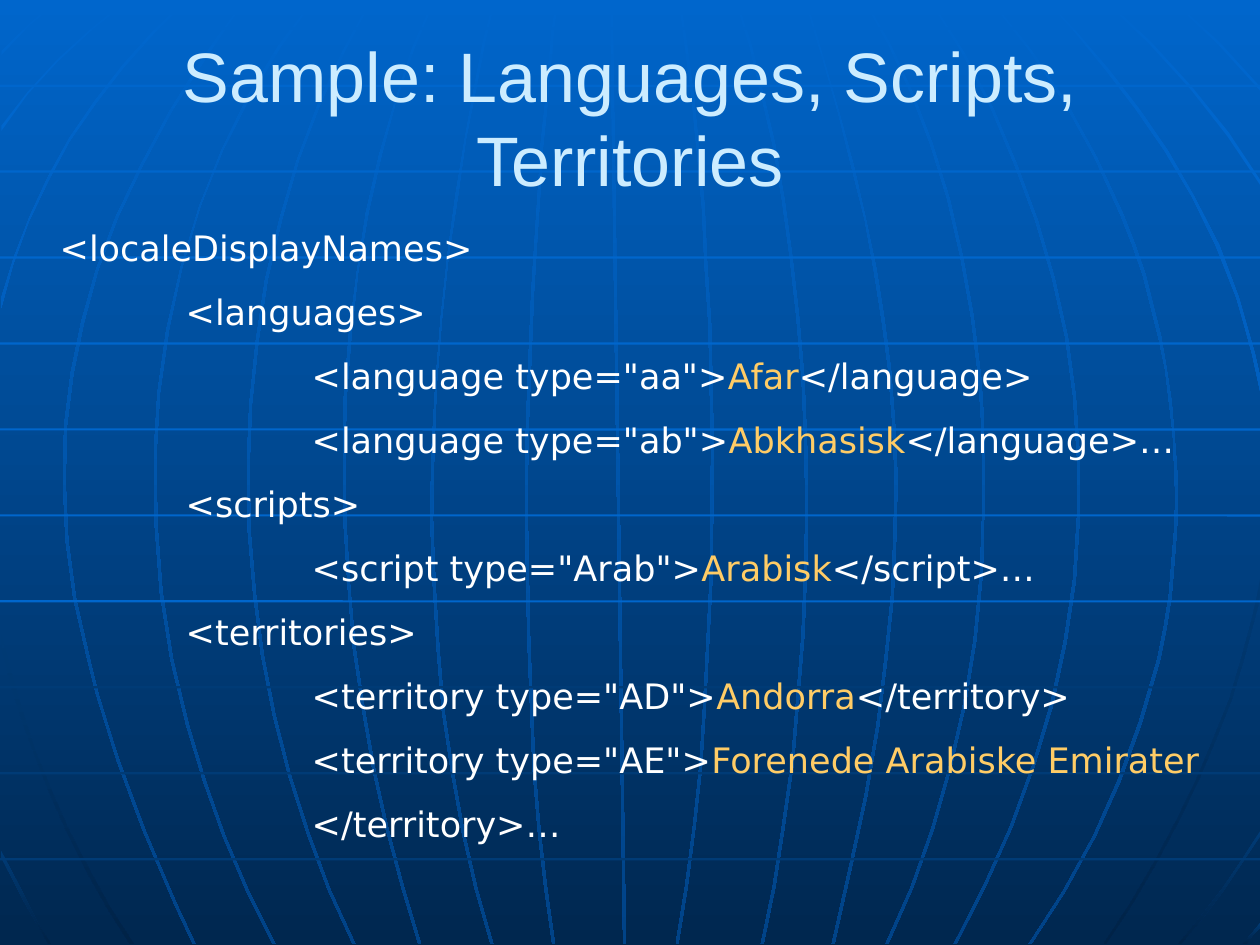
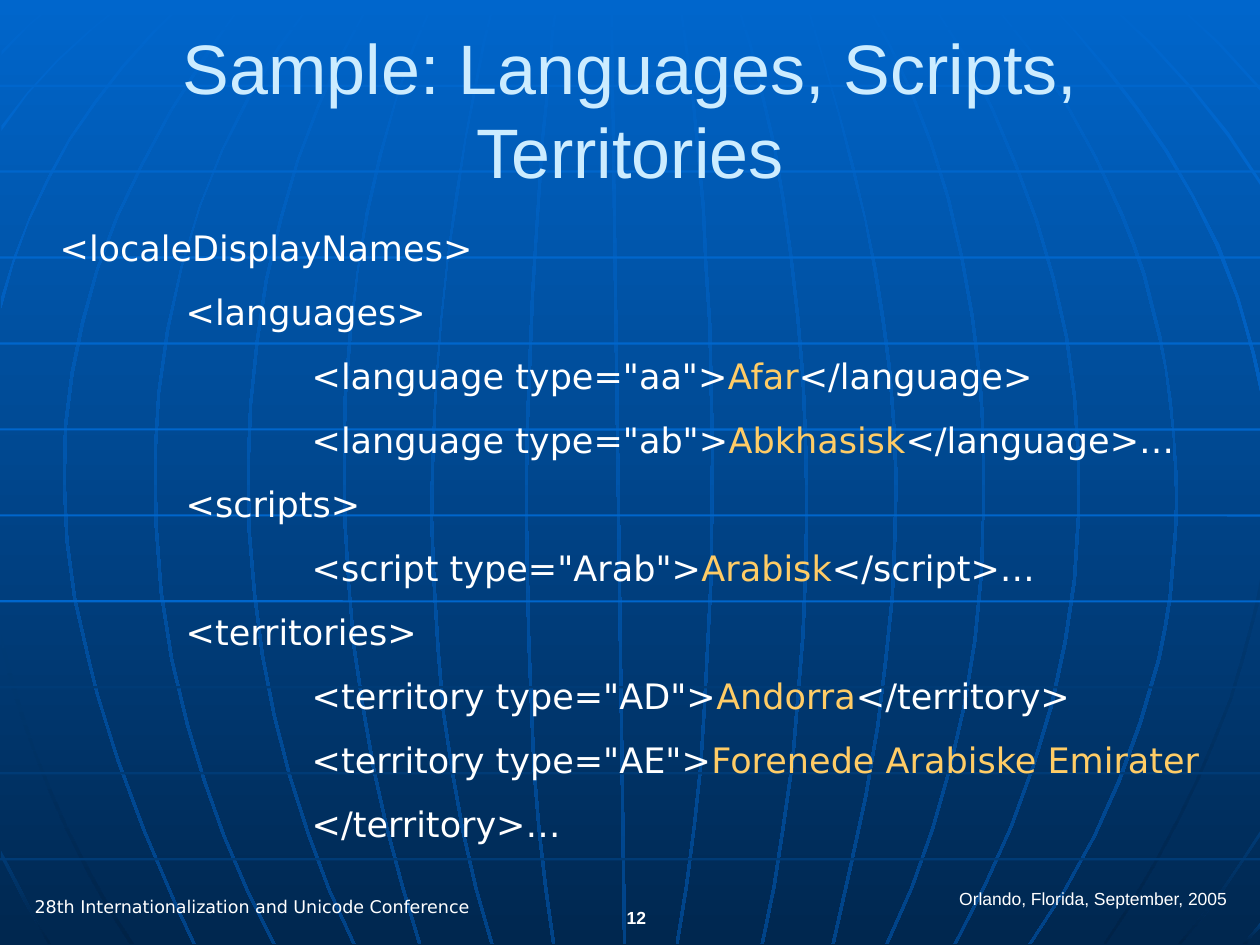
Before and after one commit to michkovsky/cldr, a slide deck: slide 12 of docs/presentations/cldr_overview.ppt (slide 9 before the commit). Drawn at 1260x945 pixels with LibreOffice and Linux fonts; fonts in the diff are those of the drawing. Boxes give left, top, right and bottom in pixels: in the first picture for what was removed or moved away, otherwise in the second. Text is boxed around its words. In the diff, an @@ line names an element or a change of style, - is before the commit and + after.

```diff
--- a/docs/presentations/cldr_overview.ppt
+++ b/docs/presentations/cldr_overview.ppt
@@ title "Sample: Languages, Scripts, Territories": place and size @@
-title "Sample: Languages, Scripts, Territories" at (183,51,1077,187)
+title "Sample: Languages, Scripts, Territories" at (183,43,1077,179)
@@ text added at (959,892,1227,910), 10 pt, text #FFFFFF @@
+Orlando, Florida, September, 2005
@@ text added at (35,900,470,918), 10 pt, text #FFFFFF @@
+28th Internationalization and Unicode Conference
@@ page number added at (627,912,646,924), 10 pt, text #FFFFFF, bold @@
+12
```
Also in this commit, not shown: 14 other slides changed, 16 slides added, 5 slides removed.
